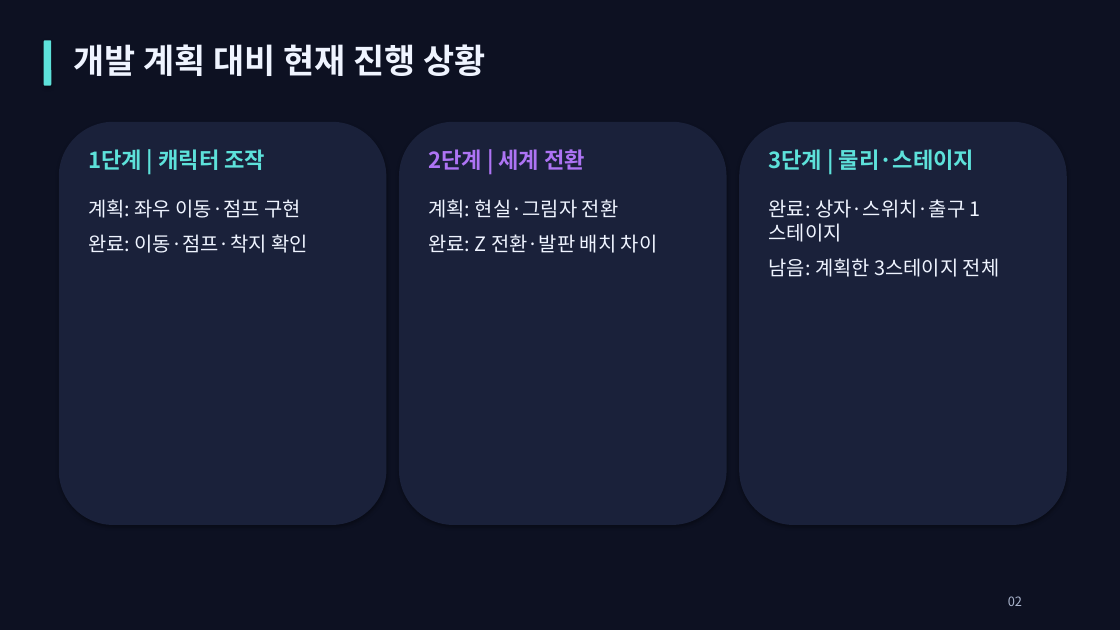
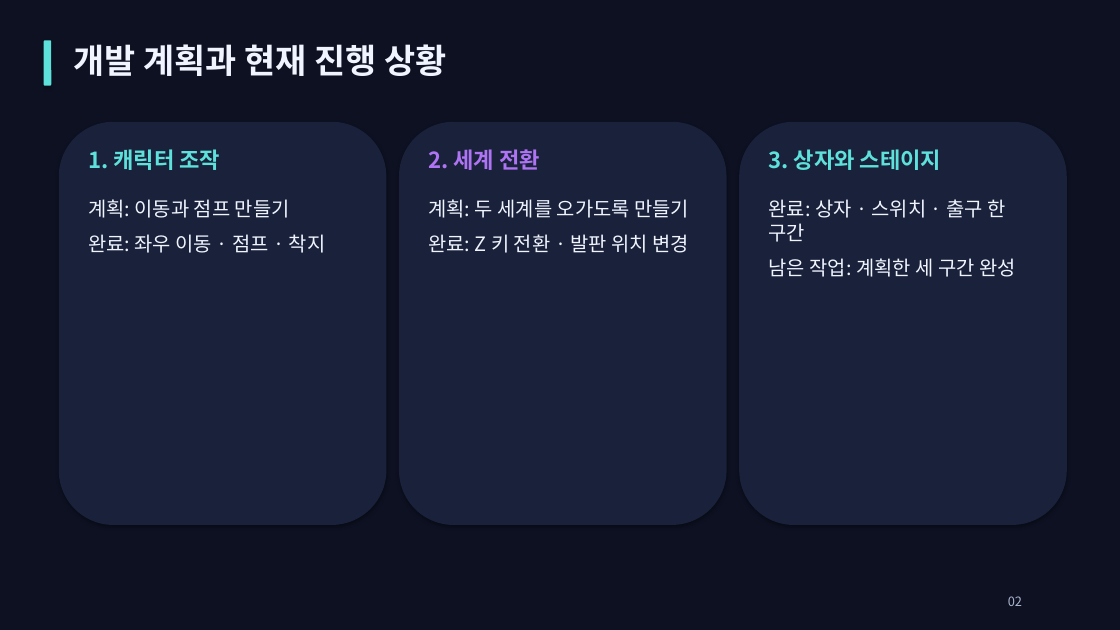
Before and after one commit to fdkdssagdaf/2DGP-2024180040, a slide deck: slide 2 of Submissions/ShadowBoundary/Shadow_Boundary_Game_Description_and_Progress.pptx. Drawn at 1120x630 pixels with LibreOffice and Linux fonts; fonts in the diff are those of the drawing. Boxes give left, top, right and bottom in pixels: in the first picture for what was removed or moved away, otherwise in the second. Text is boxed around its words. In the diff, an @@ line names an element or a change of style, - is before the commit and + after.

```diff
--- a/Submissions/ShadowBoundary/Shadow_Boundary_Game_Description_and_Progress.pptx
+++ b/Submissions/ShadowBoundary/Shadow_Boundary_Game_Description_and_Progress.pptx
@@ text at bbox=[74, 44, 447, 76]: text changed @@
-개발 계획 대비 현재 진행 상황
+개발 계획과 현재 진행 상황
@@ text at bbox=[88, 149, 220, 170]: text changed @@
-1단계 | 캐릭터 조작
+1. 캐릭터 조작
@@ text at bbox=[428, 149, 540, 170]: text changed @@
-2단계 | 세계 전환
+2. 세계 전환
@@ text at bbox=[768, 149, 941, 170]: text changed @@
-3단계 | 물리·스테이지
+3. 상자와 스테이지
@@ text at bbox=[88, 199, 326, 253]: text changed @@
-계획: 좌우 이동·점프 구현
-완료: 이동·점프·착지 확인
+계획: 이동과 점프 만들기
+완료: 좌우 이동 · 점프 · 착지
@@ text at bbox=[428, 199, 690, 253]: text changed @@
-계획: 현실·그림자 전환
-완료: Z 전환·발판 배치 차이
+계획: 두 세계를 오가도록 만들기
+완료: Z 키 전환 · 발판 위치 변경
@@ text at bbox=[768, 199, 1016, 277]: text changed @@
-완료: 상자·스위치·출구 1스테이지
-남음: 계획한 3스테이지 전체
+완료: 상자 · 스위치 · 출구 한 구간
+남은 작업: 계획한 세 구간 완성
```
Also in this commit, not shown: 1 other slide changed, 4 other files.
